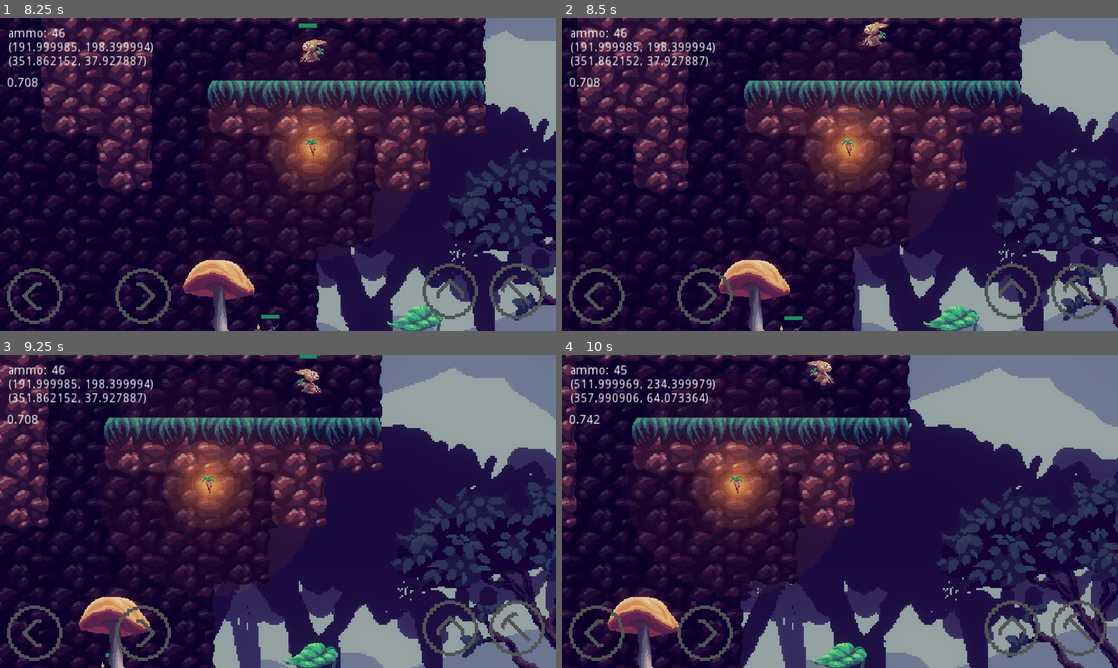
Above: before the commit, frames 1-4 (two rows, left to right).
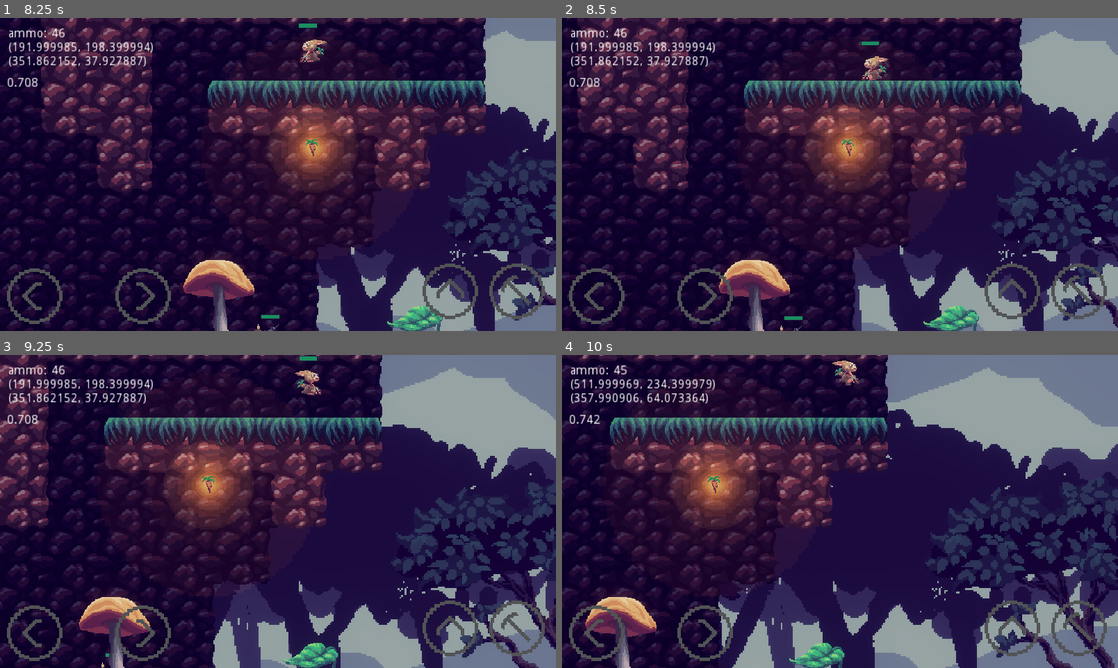
Above: after the commit, the same moments.

Repository: Mquack/godotgame-main
Game: Godot game, scene res://scene/StageOne.tscn
The game is run twice, just before and just after one commit, with the same random seed, the same clock (stepped at 60 frames per second) and the same inputs.
Inputs (mouse positions are in pixels of both pictures, inside the frame that each line leads up to):
- Up to frame 1 (8.25 s): tap Enter at 0.5 s; move the mouse to (400, 158) at 0.52 s; hold Shift (shift_pressed) 0.53-1.28 s; hold Right (ui_right) 0.53-2.03 s; click (400, 158) at 0.67 s; tap Space (ui_select) at 0.77, 0.8, 1.07, 1.35, 1.52, 1.82, 2.3, 3.02, 3.32, 3.77, 3.8, 4.07, 4.52, 4.82, 5.1, 6.02, 6.32, 6.77, 6.8, 7.07, 7.52, 7.82 s; move the mouse to (166, 190) at 1.27 s; tap Shift (shift_pressed) at 1.55, 3.05, 4.35, 6.05, 7.35 s; move the mouse to (333, 105) at 2.02 s; press the mouse at (333, 105) at 2.03 s; hold Left (ui_left) 2.03-2.78 s; move the mouse to (250, 237) at 2.77 s; release the mouse at (250, 237) at 2.78 s; hold Right (ui_right) 2.78-4.28 s; right-click (250, 237) at 2.85 s; click (250, 237) at 2.92 s; move the mouse to (444, 221) at 3.52 s; hold Shift (shift_pressed) 3.53-4.28 s; move the mouse to (111, 127) at 4.27 s; hold Left (ui_left) 4.28-5.03 s; move the mouse to (305, 174) at 5.02 s; hold Right (ui_right) 5.03-5.78 s; click (305, 174) at 5.17 s; move the mouse to (194, 96) at 5.77 s; hold Left (ui_left) 5.78-7.28 s; click (194, 96) at 5.85 s; move the mouse to (400, 158) at 6.52 s; right-click (400, 158) at 6.6 s; move the mouse to (166, 190) at 7.27 s; hold Right (ui_right) from 7.28 s (still down); click (166, 190) at 7.42 s; move the mouse to (333, 105) at 8.02 s; hold Shift (shift_pressed) from 8.03 s (still down)
- Up to frame 2 (8.5 s): keep holding Right (ui_right); keep holding Shift (shift_pressed); tap Space (ui_select) at 8.3 s
- Up to frame 3 (9.25 s): keep holding Right (ui_right); move the mouse to (250, 574) at 8.77 s; release Shift (shift_pressed) at 8.78 s; tap Space (ui_select) at 8.85, 9.02 s; tap Shift (shift_pressed) at 9.05 s
- Up to frame 4 (10 s): tap Space (ui_select) at 9.32, 9.77, 9.8 s; move the mouse to (1006, 558) at 9.52 s; release Right (ui_right) at 9.53 s; press the mouse at (1006, 558) at 9.53 s; hold Left (ui_left) from 9.53 s (still down)

Frame 1 is identical in both runs. In frame 2, 0.4% of the frame differs, in the area x 53-59%, y 1-20%; in frame 3, 0.2%; in frame 4, 30%, in the area x 0-100%, y 0-100%.
Error after the commit: Attempt to call function 'start' in base 'null instance' on a null instance. (res://script/player.gd:284)

Commit message:
wall jump fixed
added a timer that allows movement after wall jump.

Diff:
--- a/script/player.gd
+++ b/script/player.gd
@@ -24,7 +24,7 @@
 
 var is_hurt = false
 var wall_jumped = false
-var wall_jump_pos
+var wall_jump_complete = true
 
 var looking_dir = 1
 
@@ -71,14 +71,6 @@
 		if $AnimatedSprite.flip_h:
 			$RayCast_melee.cast_to.x = -1 * abs($RayCast_melee.cast_to.x)
 
-#	if velocity.x != 0:
-#		if looking_dir != velocity.x/abs(velocity.x):
-#			speed = back_speed
-#		else:
-#			speed = walk_speed
-#		if is_attacking:
-#			speed = back_speed
-
 
 func turn_melee_ray():
 	if $AnimatedSprite.flip_h:
@@ -152,13 +144,10 @@
 	if !is_dead:# and !is_hurt:
 		#flip_him()
 		var pos_holder = ($AnimatedSprite.get_local_mouse_position() - $Position2D_aim.position).normalized()
-#		if Input.is_action_pressed("shift_pressed"):
-#			speed = run_speed
-#		else:
-#			speed = walk_speed
+
 
 		if Input.is_action_pressed("ui_right"):
-			if can_move_after_wall_jump():
+			if wall_jump_complete:
 				velocity.x = speed
 			if !is_attacking:
 				$AnimatedSprite.flip_h = false
@@ -168,7 +157,7 @@
 					$AnSpfeet_front.play("walk")
 
 		elif Input.is_action_pressed("ui_left"):
-			if can_move_after_wall_jump():
+			if wall_jump_complete:
 				velocity.x = speed * -1
 			if !is_attacking:
 				$AnimatedSprite.flip_h = true
@@ -191,7 +180,6 @@
 		if Input.is_action_just_pressed("ui_select"):
 			wall_jump()
 			if is_on_floor():
-				#if !is_attacking:
 				velocity.y = jump_power
 				$AnimatedSprite.play("jump")
 #				$AnSpfeet_back.play("jump")
@@ -292,21 +280,11 @@
 					velocity.x = speed * -1
 				dubble_jump = false
 				wall_jumped = true
-				wall_jump_pos = self.global_position.x
-
-
-func can_move_after_wall_jump():
-	if wall_jumped:
-		if abs(self.global_position.x - wall_jump_pos) > 100:
-			wall_jumped = false
-			return true
-		else:
-			if is_on_floor():
-				return true
-			else:
-				return false
-	else:
-		return true
+				wall_jump_complete = false
+				$wall_jump_timer.start(0.6)
+
+
+
 
 
 func update_hud():
@@ -363,3 +341,8 @@
 		self.global_position.x += 20
 	else:
 		self.global_position.x -= 20
+
+
+
+func _on_wall_jump_timer_timeout():
+	wall_jump_complete = true
